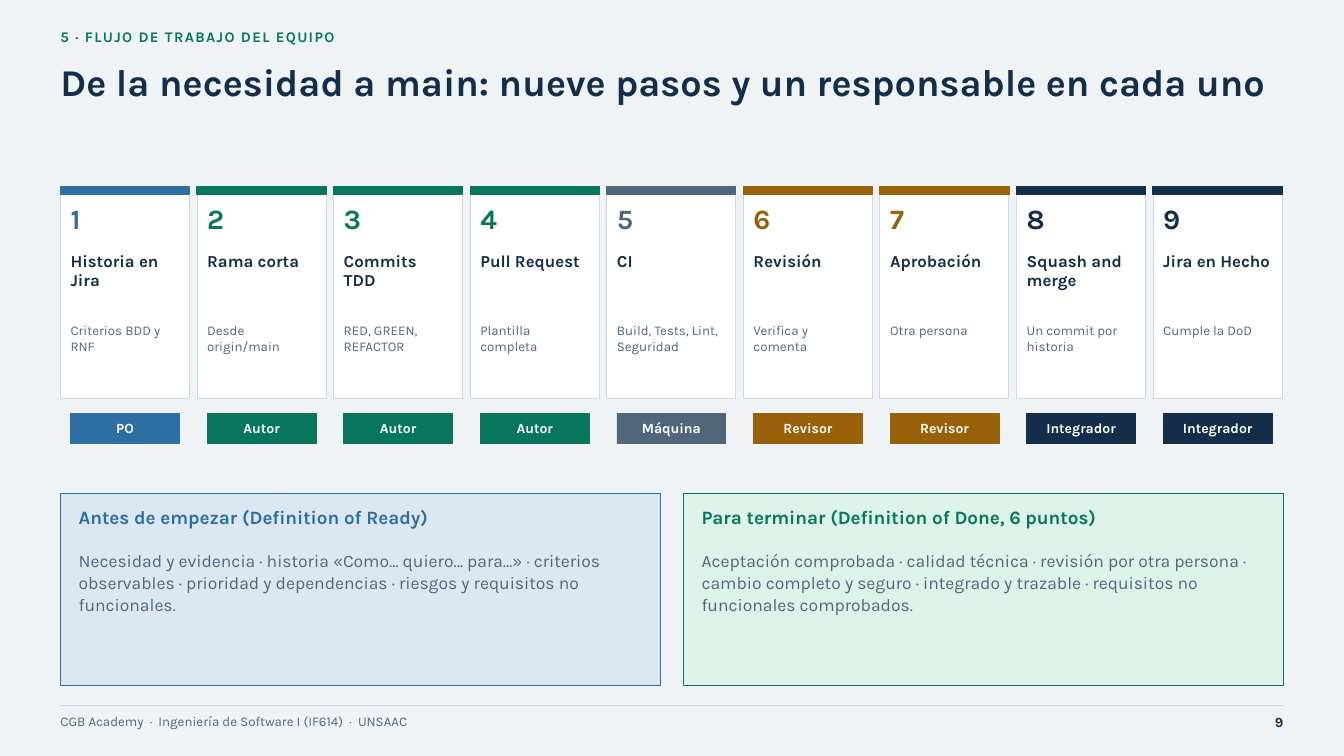
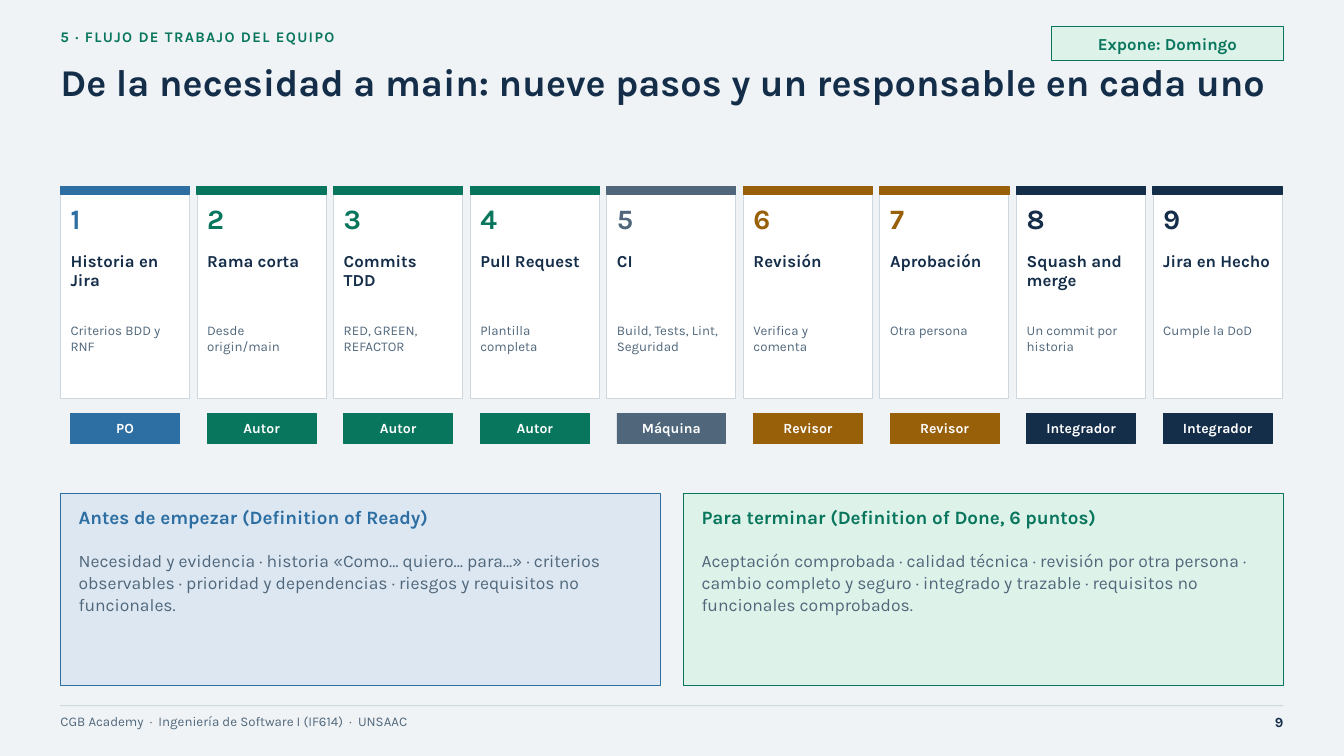
Before and after one commit to milith0kun/proyecto-ing-software, a slide deck: slide 9 of Diapos/Presentacion-CGB-Academy.pptx. Drawn at 1344x756 pixels with LibreOffice and Linux fonts; fonts in the diff are those of the drawing. Boxes give left, top, right and bottom in pixels: in the first picture for what was removed or moved away, otherwise in the second. Text is boxed around its words. In the diff, an @@ line names an element or a change of style, - is before the commit and + after.

Commit message:
docs(presentacion): indica en cada diapositiva quién la expone (CGB-78)

```diff
--- a/Diapos/Presentacion-CGB-Academy.pptx
+++ b/Diapos/Presentacion-CGB-Academy.pptx
@@ rectangle added at [1052, 26, 1284, 60], fill #DDF2E9, outline #08765D 0.5 pt @@
@@ text added at [1098, 38, 1237, 54], 12 pt, text #08765D, bold @@
+Expone: Domingo
```
Also in this commit, not shown: 21 other slides changed.
